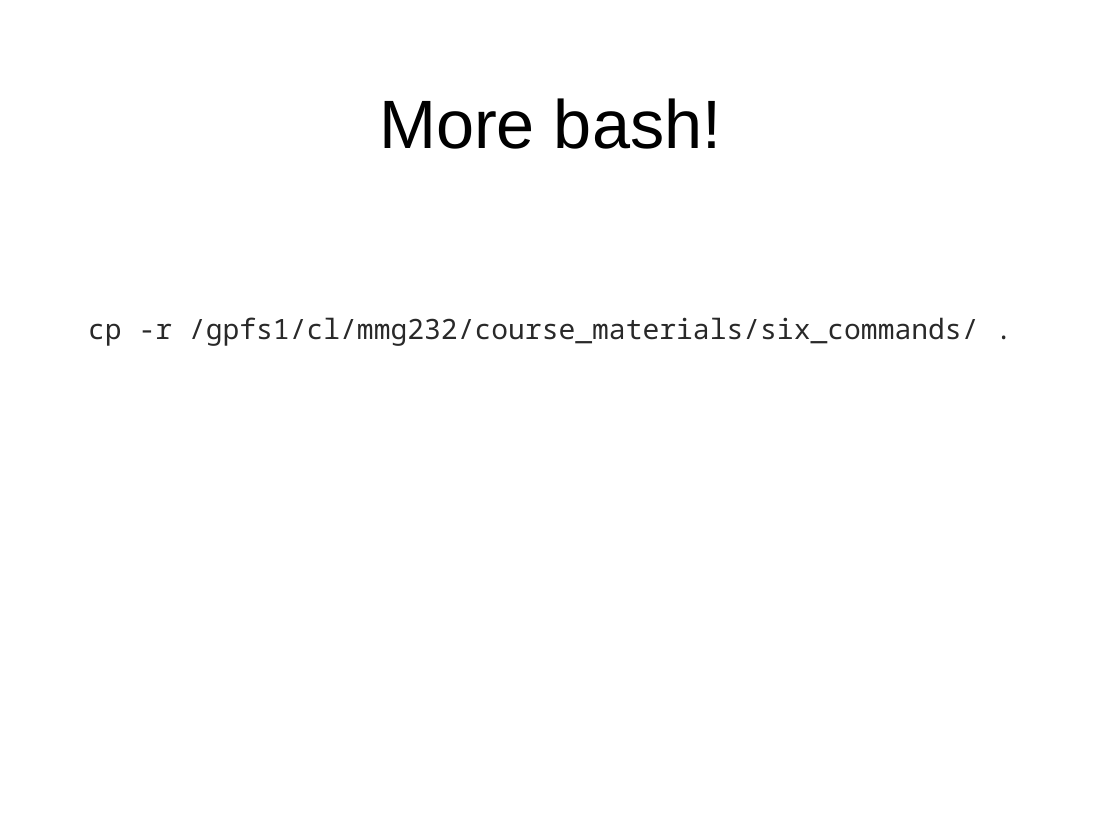
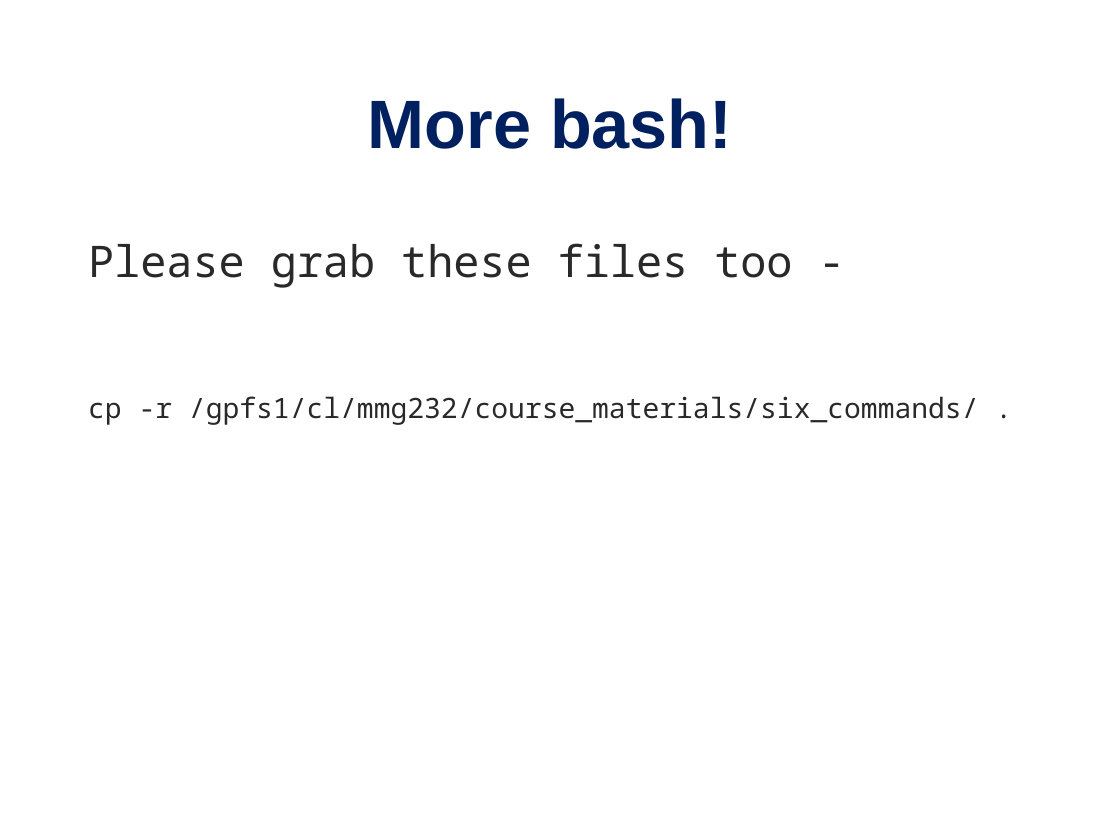
Before and after one commit to PRodriguez19/Intro-to-rnaseq, a slide deck: slide 5 of lectures/Lecture9-MMG232.pptx. Drawn at 1120x840 pixels with LibreOffice and Linux fonts; fonts in the diff are those of the drawing. Boxes give left, top, right and bottom in pixels: in the first picture for what was removed or moved away, otherwise in the second. Text is boxed around its words. In the diff, an @@ line names an element or a change of style, - is before the commit and + after.

```diff
--- a/lectures/Lecture9-MMG232.pptx
+++ b/lectures/Lecture9-MMG232.pptx
@@ title "More bash!" at bbox=[368, 98, 732, 149]: text colour #000000 to #002060, bold on @@
@@ text "Please grab these files too ...": place and size @@
-text "Please grab these files too ..." at bbox=[88, 317, 979, 346]
+text "Please grab these files too ..." at bbox=[88, 243, 979, 425]
@@ text at bbox=[88, 243, 792, 288]: paragraph added @@
+Please grab these files too -
```
Also in this commit, not shown: 21 other slides changed, 3 slides added, 4 slides removed, 2 other files.
